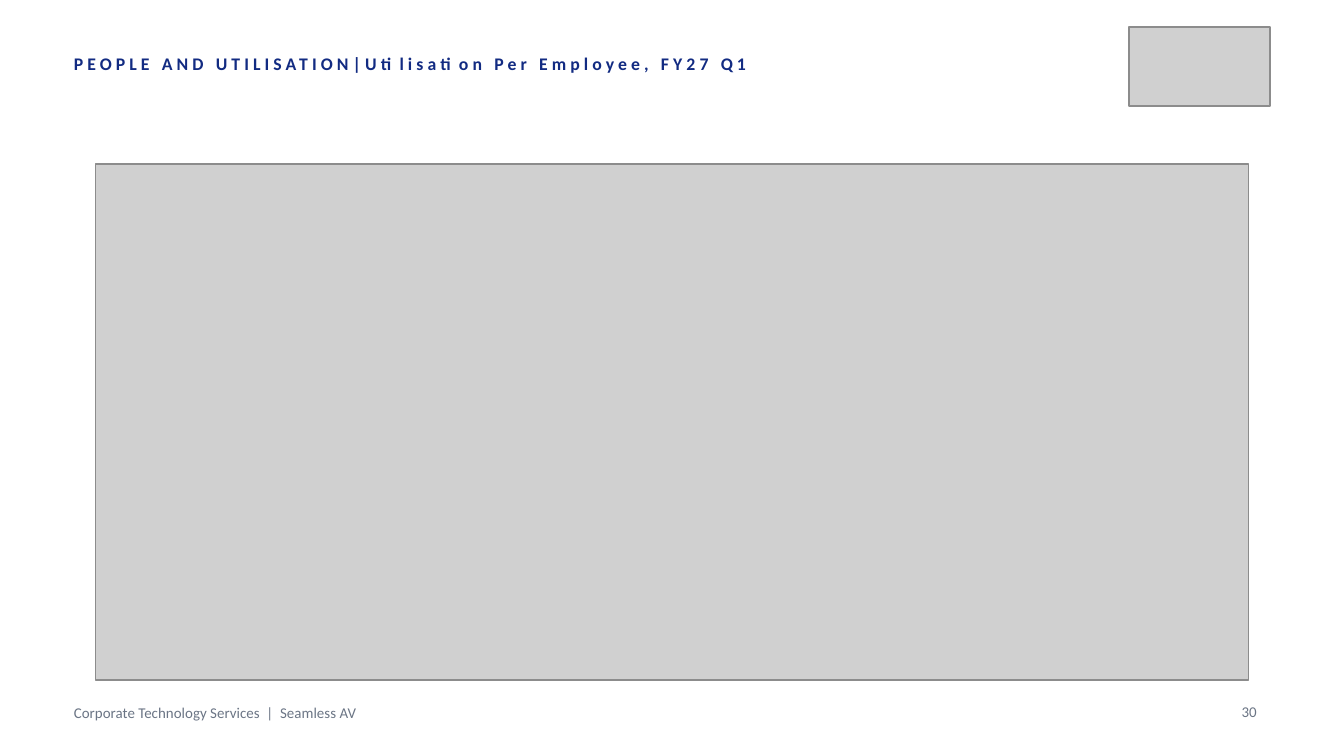
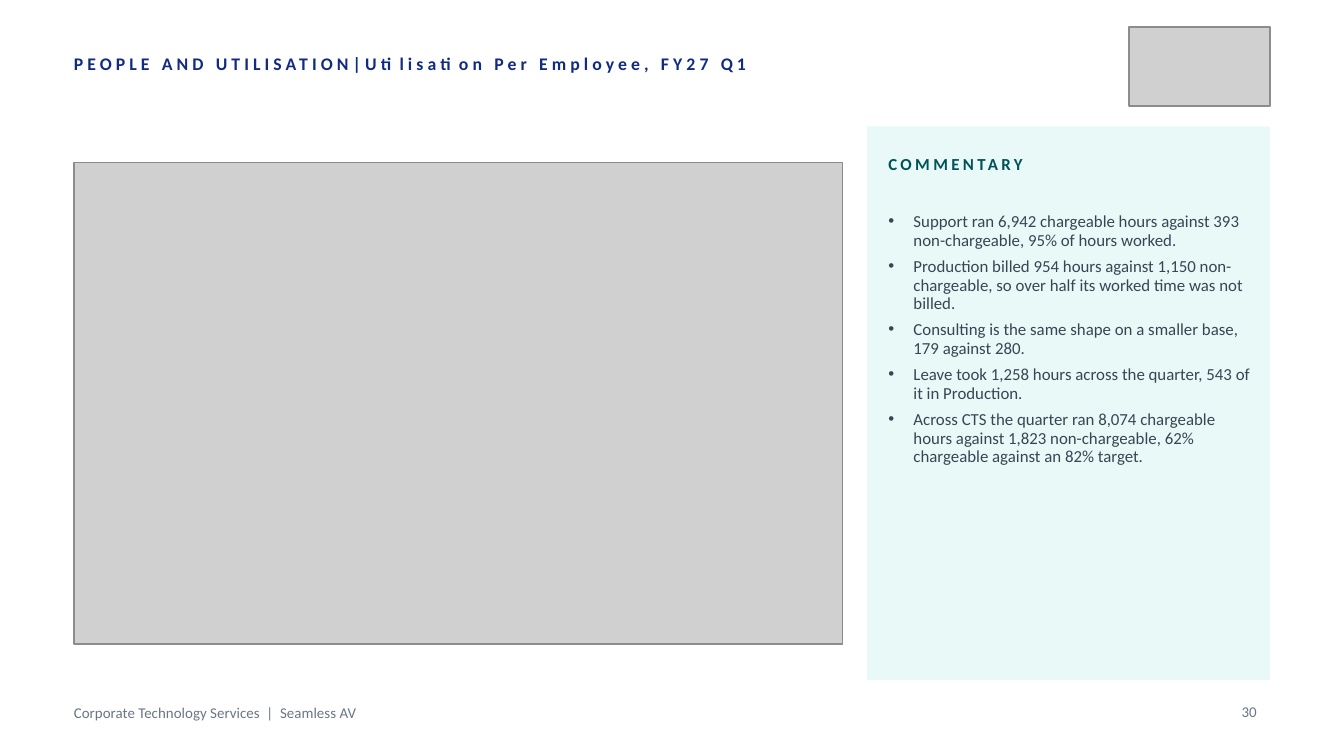
Before and after one commit to WesleyNelson-O33/Claude, a slide deck: slide 30 of deck/CTS Quarterly Business Review - Q1 FY2027.pptx. Drawn at 1344x756 pixels with LibreOffice and Linux fonts; fonts in the diff are those of the drawing; grey boxes stand for pictures. Boxes give left, top, right and bottom in pixels: in the first picture for what was removed or moved away, otherwise in the second. Text is boxed around its words. In the diff, an @@ line names an element or a change of style, - is before the commit and + after.

```diff
--- a/deck/CTS Quarterly Business Review - Q1 FY2027.pptx
+++ b/deck/CTS Quarterly Business Review - Q1 FY2027.pptx
@@ rectangle added at box(867, 126, 1270, 680), fill #E8F9F8 @@
@@ text added at box(888, 146, 1230, 180), 9 pt, text #005358, bold @@
+COMMENTARY
@@ picture: place and size @@
-picture at box(95, 164, 1249, 680)
+picture at box(74, 163, 843, 644)
@@ text added at box(913, 215, 1250, 465), 9 pt, text #3A4453 @@
+• Support ran 6,942 chargeable hours against 393 non-chargeable, 95% of hours worked.
+• Production billed 954 hours against 1,150 non-chargeable, so over half its worked time was not billed.
+• Consulting is the same shape on a smaller base, 179 against 280.
+• Leave took 1,258 hours across the quarter, 543 of it in Production.
+• Across CTS the quarter ran 8,074 chargeable hours against 1,823 non-chargeable, 62% chargeable against an 82% target.
```
Also in this commit, not shown: 20 other slides changed, 6 other files.
